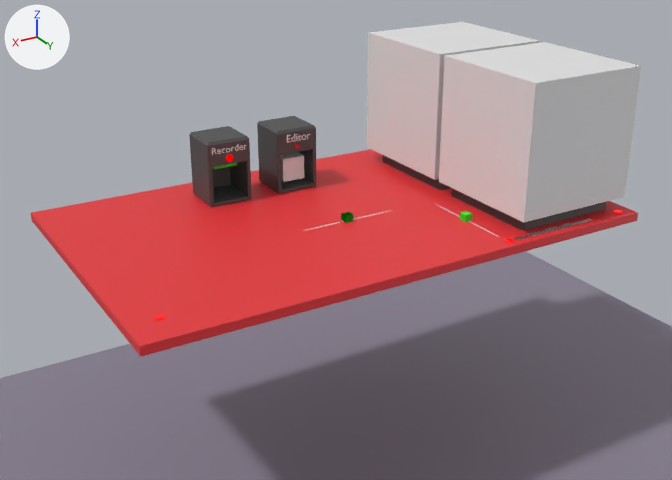
The glTF model ActionStudio/ImmersiveExperience/assets/action_studio.glb as it was, and as the next commit left it.
Rendered twice from a camera (50 mm lens) standing at (1.303, 1.571, 1.777) and looking at (-0.02, -0.634, 0.674). The lights are fixed; the arrows at upper left show +X, +Y and +Z. The first picture is the older version. Where no turn or scale is listed for an object, it has been applied to the vertices.

Objects in the first picture: 'counterexamples_volume', 'editor', 'editor_slider_0', 'example_block', 'examples_bin', 'examples_volume', 'floor', 'recorder', 'sensitivity_slider', 'table' and 9 more.
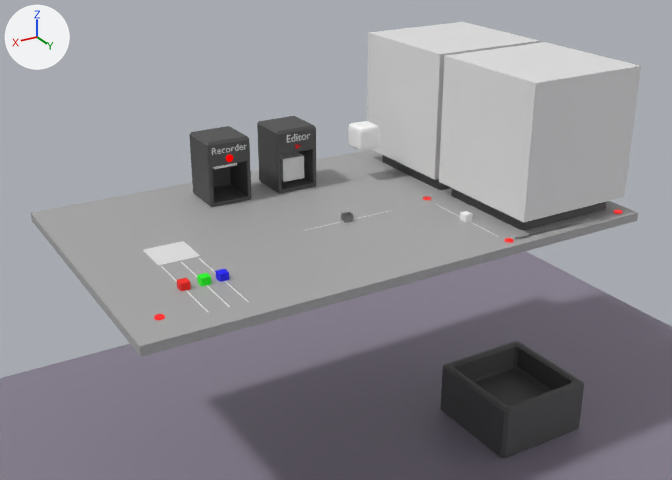
Where the change shows, as pixel boxes (x1, y1, x2, y2) in the pictures (672 x 480 px):
'table', recoloured (red to grey)
    both: (31, 149, 638, 357)
'garbage_bin', added
    after: (440, 341, 584, 458)
'definition_block', added
    after: (348, 121, 379, 151)
'color_swatch', added
    after: (143, 241, 200, 265)
'r_slider', added
    after: (177, 278, 191, 291)
'g_slider', added
    after: (197, 273, 211, 286)
'b_slider', added
    after: (215, 269, 229, 282)
'sensitivity_slider', recoloured
    both: (460, 211, 473, 222)
'editor_slider_0', recoloured
    both: (341, 212, 353, 223)
'editor_slider_1', recoloured
    both: (341, 212, 353, 223)
'slider_bar.004', added
    after: (161, 266, 209, 312)
'slider_bar.003', added
    after: (181, 262, 230, 307)
'slider_bar.002', added
    after: (199, 258, 249, 302)
'example_block', recoloured
    both: (212, 163, 237, 169)

What changed in the scene script:
```text
Change mat_mat_table:
    mat_mat_table.base_color: (0.8, 0.0353, 0.0413) -> (0.398, 0.398, 0.398)  # red #e73539 -> grey #a9a9a9
Change mat_mat_block:
    mat_mat_block.base_color: (0.0345, 0.8, 0.00631) -> (1.0, 1.0, 1.0)  # green #34e713 -> white #ffffff
Add mat_b_mat:
    mat_b_mat = principled_material('b_mat')
    mat_b_mat.base_color = (0.00215, 0.0, 1.0)  # blue #0700ff
Add mat_g_mat:
    mat_g_mat = principled_material('g_mat')
    mat_g_mat.base_color = (0.000452, 1.0, 0.0)  # green #01ff00
Add mat_r_mat:
    mat_r_mat = principled_material('r_mat')
    mat_r_mat.base_color = (1.0, 0.0061, 0.0)  # red #ff1200
Add me_plane_006:
    me_plane_006.from_pydata([(-0.0581, -0.0581, 0.0), (0.0581, -0.0581, 0.0), (-0.0581, 0.0581, 0.0), (0.0581, 0.0581, 0.0)], [], [(0, 1, 3), (0, 3, 2)])
Add me_cube_019:
    me_cube_019.from_pydata(...)  # a box spanning x -0.0127..0.0127, y -0.0127..0.0127, z -0.0127..0.0127
    me_cube_019.materials.append(mat_b_mat)  # blue #0700ff
Add me_cube_018:
    me_cube_018.from_pydata(...)  # a box spanning x -0.0127..0.0127, y -0.0127..0.0127, z -0.0127..0.0127
    me_cube_018.materials.append(mat_g_mat)  # green #01ff00
Add me_cube_017:
    me_cube_017.from_pydata(...)  # a box spanning x -0.0127..0.0127, y -0.0127..0.0127, z -0.0127..0.0127
    me_cube_017.materials.append(mat_r_mat)  # red #ff1200
Add me_cube_011:
    me_cube_011.from_pydata(...)  # 1538 vertices, 3072 faces; spans x -0.0381..0.0381, y -0.0381..0.0381, z -0.0381..0.0381
    me_cube_011.materials.append(mat_mat_block)  # white #ffffff
Add ob_color_swatch:
    ob_color_swatch = bpy.data.objects.new('color_swatch', me_plane_006)
    ob_color_swatch.location = (0.518, -0.583, 0.775)
Add ob_slider_bar_004:
    ob_slider_bar_004 = bpy.data.objects.new('slider_bar.004', me_plane_002.copy())  # the mesh of ob_slider_bar_001
    ob_slider_bar_004.location = (0.571, -0.369, 0.775)
Add ob_slider_bar_003:
    ob_slider_bar_003 = bpy.data.objects.new('slider_bar.003', me_plane_002.copy())  # the mesh of ob_slider_bar_001
    ob_slider_bar_003.location = (0.517, -0.369, 0.775)
Add ob_slider_bar_002:
    ob_slider_bar_002 = bpy.data.objects.new('slider_bar.002', me_plane_002.copy())  # the mesh of ob_slider_bar_001
    ob_slider_bar_002.location = (0.468, -0.369, 0.775)
Add ob_b_slider:
    ob_b_slider = bpy.data.objects.new('b_slider', me_cube_019)
    ob_b_slider.location = (0.468, -0.368, 0.782)
Add ob_g_slider:
    ob_g_slider = bpy.data.objects.new('g_slider', me_cube_018)
    ob_g_slider.location = (0.517, -0.368, 0.782)
Add ob_r_slider:
    ob_r_slider = bpy.data.objects.new('r_slider', me_cube_017)
    ob_r_slider.location = (0.571, -0.368, 0.782)
Add ob_garbage_bin:
    ob_garbage_bin = bpy.data.objects.new('garbage_bin', me_cube_012.copy())  # the mesh of ob_examples_bin
    ob_garbage_bin.location = (-0.545, -0.388, 0.087)
Add ob_definition_block:
    ob_definition_block = bpy.data.objects.new('definition_block', me_cube_011)
    ob_definition_block.location = (-0.232, -0.817, 0.919)
```
